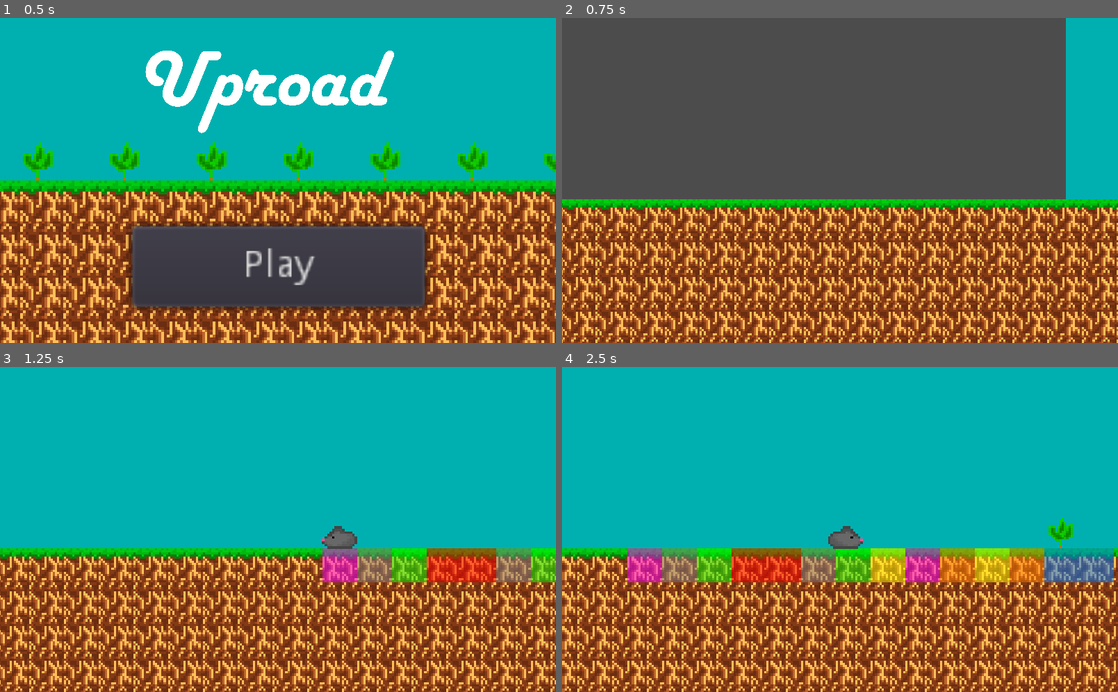
Above: before the commit, frames 1-4 (two rows, left to right).
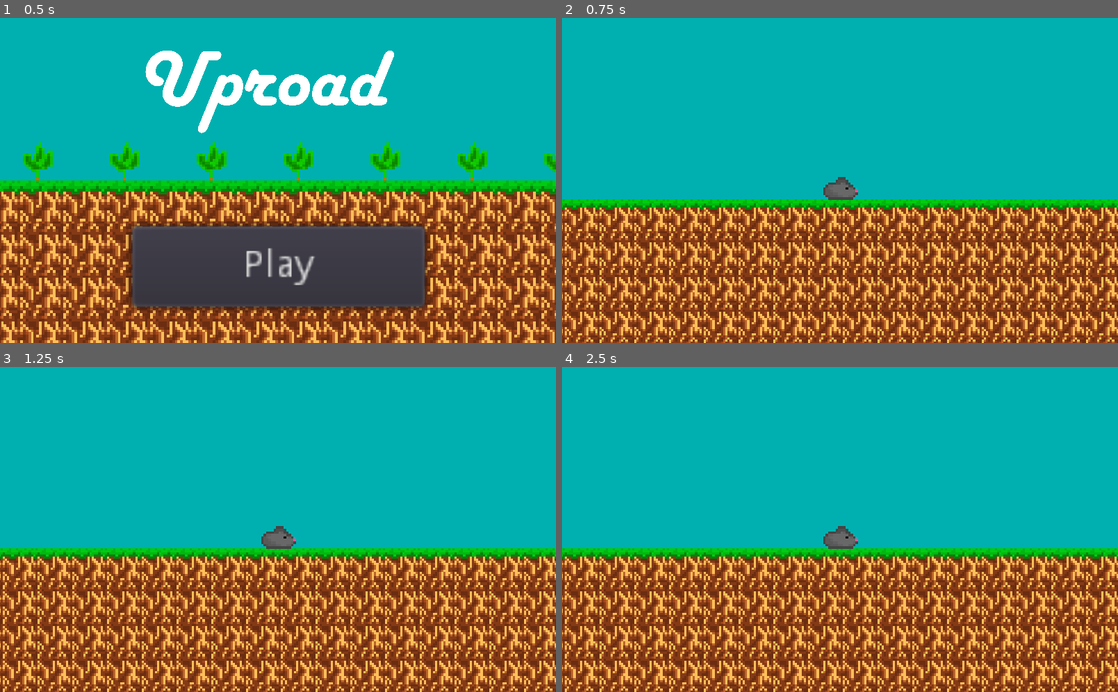
Above: after the commit, the same moments.

Repository: EndersteveGamer/GGJ-2023
Game: Godot game, scene res://Scene/Intro/Intro.tscn
Same seed, same stepped clock (60 frames per second), same inputs: the game is played once before the commit and once after it.
Inputs:
- Up to frame 1 (0.5 s): no input
- Up to frame 2 (0.75 s): click "Play" at 0.5 s
- Up to frame 3 (1.25 s): no input
- Up to frame 4 (2.5 s): hold Right (ui_right) 1.28-2.03 s; hold Down (ui_down) from 2.03 s (still down)

Frame 1 is identical in both runs. In frame 2, 81% of the frame differs, in the area x 0-100%, y 0-100%; in frame 3, 32%; in frame 4, 35%.
Error after the commit: Invalid get index 'dead' (on base: 'Nil'). (res://Script/Rat.gd:182)

Commit message:
Plant death

Diff:
--- a/The Other Godot Project/Script/Game.gd
+++ b/The Other Godot Project/Script/Game.gd
@@ -5,6 +5,7 @@
 var gridSize=128 # number of case
 var gridWidth=64 # width of each case
 var startingTiles=14
+var victory=startingTiles+49
 var tiles=startingTiles
 var start=(gridSize-startingTiles)/2
 onready var plant=preload("res://Scene/Plant.tscn")
--- a/The Other Godot Project/Script/Rat.gd
+++ b/The Other Godot Project/Script/Rat.gd
@@ -179,6 +179,11 @@
 	move_and_slide(deltaSpeed)
 
 func _physics_process(delta):
+	if uproot.dead:
+		remove_child(uproot)
+		uproot.queue_free()
+		grabbed.texture=null
+		uproot=null
 	if uprooting>0:
 		playerUproot(delta)
 	else:
